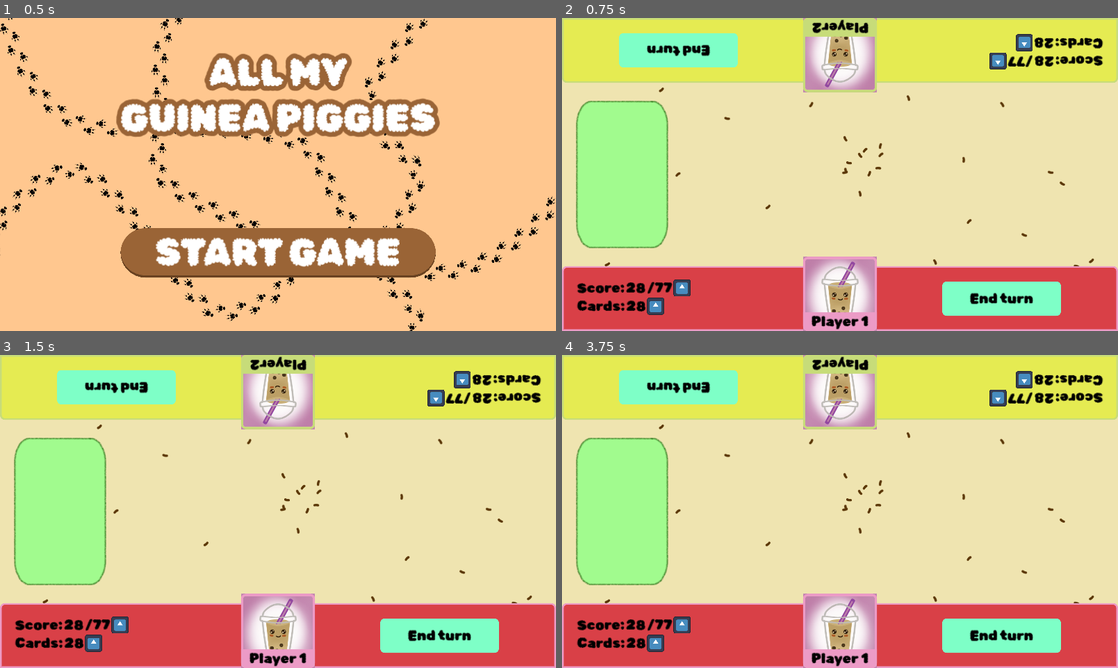
Above: before the commit, frames 1-4 (two rows, left to right).
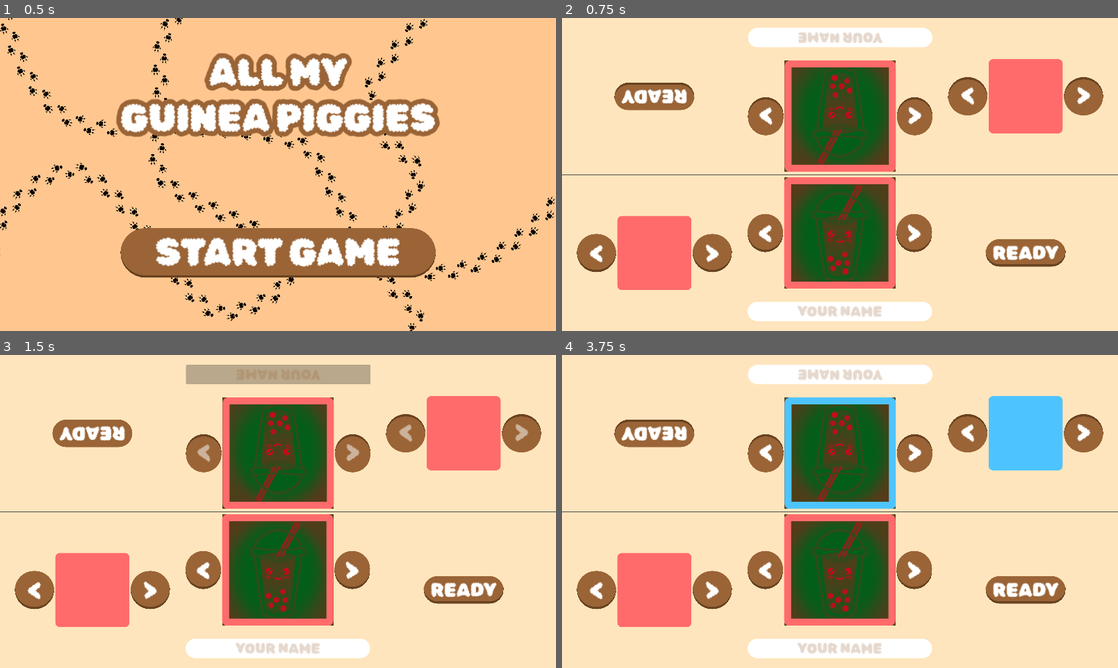
Above: after the commit, the same moments.

Repository: ElQDuck/guinea-piggies
Game: Godot game, scene res://scenes/start_screen.tscn
The game is run twice, just before and just after one commit, with the same random seed, the same clock (stepped at 60 frames per second) and the same inputs. The engine's default icon, where the game draws it, is replaced by a stand-in: a white triangle on a blue panel in a dark square.
Inputs (mouse positions are in pixels of both pictures, inside the frame that each line leads up to):
- Up to frame 1 (0.5 s): no input
- Up to frame 2 (0.75 s): click "START GAME" at 0.5 s
- Up to frame 3 (1.5 s): click (94, 433) at 1.25 s, where only the run after the commit has a clickable "READY"
- Up to frame 4 (3.75 s): click (656, 433) at 2 s, where only the run after the commit has a clickable "READY"; click (840, 630) at 2.77 s; click (1084, 433) at 3.5 s, where only the run after the commit has a clickable "<"

Frame 1 is identical in both runs. In frame 2, 71% of the frame differs, in the area x 0-100%, y 0-100%; in frame 3, 71%; in frame 4, 71%.
Error before the commit: Cannot call method 'add_child' on a null value. (res://scripts/Deck.gd:36)

Commit message:
feat: add scene switch

Diff:
--- a/project.godot
+++ b/project.godot
@@ -15,6 +15,10 @@
 run/main_scene="res://scenes/start_screen.tscn"
 config/features=PackedStringArray("4.2", "GL Compatibility")
 config/icon="res://assets/icon.svg"
+
+[autoload]
+
+GlobalVars="*res://scripts/global_vars.gd"
 
 [display]
 
--- a/scenes/game.tscn
+++ b/scenes/game.tscn
@@ -1,6 +1,7 @@
-[gd_scene load_steps=15 format=3 uid="uid://b74phqnk6cljg"]
+[gd_scene load_steps=16 format=3 uid="uid://b74phqnk6cljg"]
 
 [ext_resource type="Script" path="res://scripts/Table.gd" id="1_0c6vw"]
+[ext_resource type="Script" path="res://scripts/game.gd" id="1_t3f4k"]
 [ext_resource type="Script" path="res://scripts/Player1.gd" id="2_dbbpl"]
 [ext_resource type="Script" path="res://scripts/Player2.gd" id="3_qm4nx"]
 [ext_resource type="Texture2D" uid="uid://b5fwknhuot5gb" path="res://assets/icon.svg" id="4_qaxsu"]
@@ -20,6 +21,7 @@
 gradient = SubResource("Gradient_d8adn")
 
 [node name="Game" type="Node2D"]
+script = ExtResource("1_t3f4k")
 
 [node name="Table" type="Node2D" parent="."]
 script = ExtResource("1_0c6vw")
--- /dev/null
+++ b/scripts/game.gd
@@ -0,0 +1,11 @@
+extends Node2D
+
+var sceneName = "blub"
+# Called when the node enters the scene tree for the first time.
+func _ready():
+	print(sceneName)
+
+
+# Called every frame. 'delta' is the elapsed time since the previous frame.
+func _process(delta):
+	pass
--- /dev/null
+++ b/scripts/global_vars.gd
@@ -0,0 +1,24 @@
+extends Node
+
+# Player 1
+var player_1 = {
+	"name": "",
+	"selected_image_index": 0,
+	"color_combinations": {}
+}
+
+# Player 2
+var player_2 = {
+	"name": "",
+	"selected_image_index": 0,
+	"color_combinations": {}
+}
+
+# Called when the node enters the scene tree for the first time.
+func _ready():
+	pass # Replace with function body.
+
+
+# Called every frame. 'delta' is the elapsed time since the previous frame.
+func _process(delta):
+	pass
--- a/scripts/profile_setup.gd
+++ b/scripts/profile_setup.gd
@@ -2,10 +2,11 @@
 
 @export var player_1: Control
 @export var player_2: Control
+
 # Called when the node enters the scene tree for the first time.
 func _ready():
-	player_1.ready_button.pressed.connect(_toggled_ready_button.bind("1"))
-	player_2.ready_button.pressed.connect(_toggled_ready_button.bind("2"))
+	player_1.ready_button.pressed.connect(_toggled_ready_button)
+	player_2.ready_button.pressed.connect(_toggled_ready_button)
 
 
 # Called every frame. 'delta' is the elapsed time since the previous frame.
@@ -13,6 +14,18 @@
 	pass
 
 
-func _toggled_ready_button(player_name: String):
+func _toggled_ready_button():
+	# If both players are ready swith the scene
 	if player_1.customisation_ready == true and player_2.customisation_ready == true:
-		print("Both players are ready")
+		_switch_scene()
+
+
+func _switch_scene():
+	# Saving the players selected values in the global variables stored global_vars.gd script running at startup (autoload)
+	GlobalVars.player_1["name"] = player_1.selected_player_name
+	GlobalVars.player_1["selected_image_index"] = player_1.selected_image_index
+	GlobalVars.player_1["color_combinations"] = player_1.color_combinations[player_1.selected_color_index]
+	GlobalVars.player_2["name"] = player_2.selected_player_name
+	GlobalVars.player_2["selected_image_index"] = player_2.selected_image_index
+	GlobalVars.player_2["color_combinations"] = player_2.color_combinations[player_2.selected_color_index]
+	get_tree().change_scene_to_file("res://scenes/game.tscn")
--- a/scripts/start_screen.gd
+++ b/scripts/start_screen.gd
@@ -13,4 +13,4 @@
 
 
 func _on_start_game_button_pressed():
-	get_tree().change_scene_to_file("res://scenes/game.tscn")
+	get_tree().change_scene_to_file("res://scenes/profile_setup.tscn")
